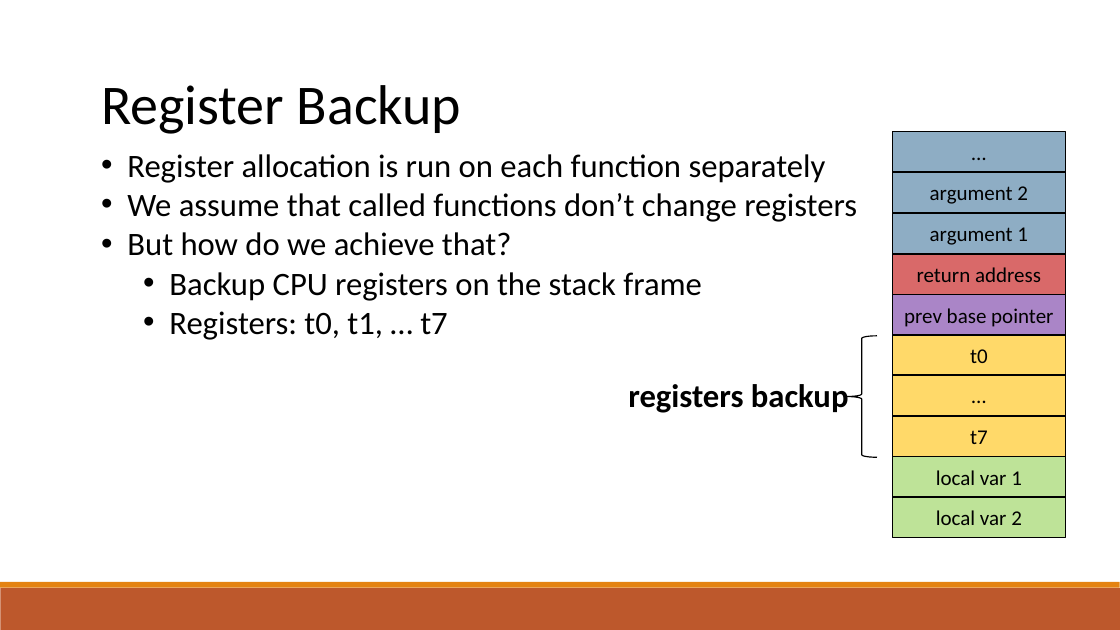
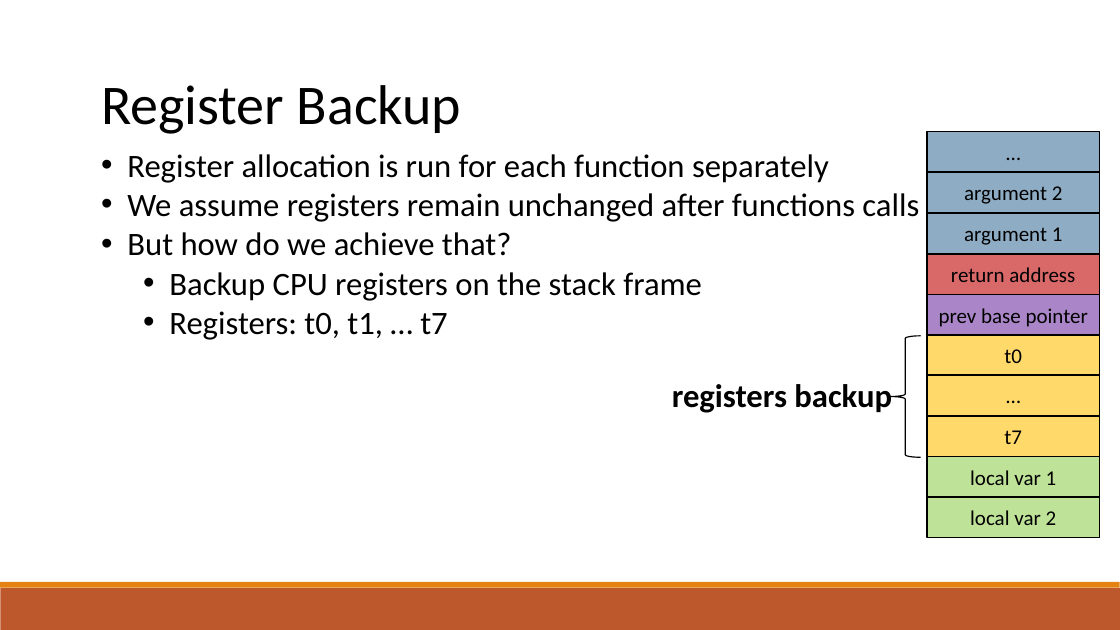
Before and after one commit to raghadzeidan/COMPILATION_TAU_FOR_STUDENTS, a slide deck: slide 95 of new_slides/register_allocation.pptx (slide 94 before the commit). Drawn at 1120x630 pixels with LibreOffice and Linux fonts; fonts in the diff are those of the drawing. Boxes give left, top, right and bottom in pixels: in the first picture for what was removed or moved away, otherwise in the second. Text is boxed around its words. In the diff, an @@ line names an element or a change of style, - is before the commit and + after.

```diff
--- a/new_slides/register_allocation.pptx
+++ b/new_slides/register_allocation.pptx
@@ 10 rectangles moved together from (x1=893, y1=131, x2=1066, y2=537) to (x1=927, y1=131, x2=1100, y2=537) @@
@@ text at (x1=127, y1=154, x2=919, y2=222): text changed @@
-• Register allocation is run on each function separately
-• We assume that called functions don’t change registers
+• Register allocation is run for each function separately
+• We assume registers remain unchanged after functions calls
@@ left brace moved from (x1=847, y1=336, x2=877, y2=458) to (x1=891, y1=336, x2=921, y2=458) @@
@@ text "registers backup" moved from (x1=628, y1=384, x2=849, y2=413) to (x1=672, y1=384, x2=892, y2=413) @@
```
Also in this commit, not shown: 1 other slide changed, 2 slides added, 1 other file.
